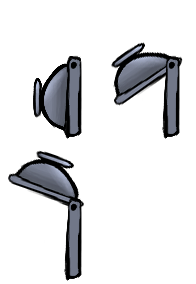
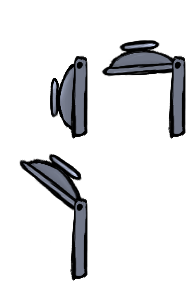
Revision of a layered 196 x 284 image; what changed, layer by layer:
painted on "Layer 3" over (x1=8, y1=150, x2=88, y2=281)
painted on "Layer 2" over (x1=101, y1=40, x2=186, y2=139)
painted on "Layer 1" over (x1=33, y1=55, x2=88, y2=139)
